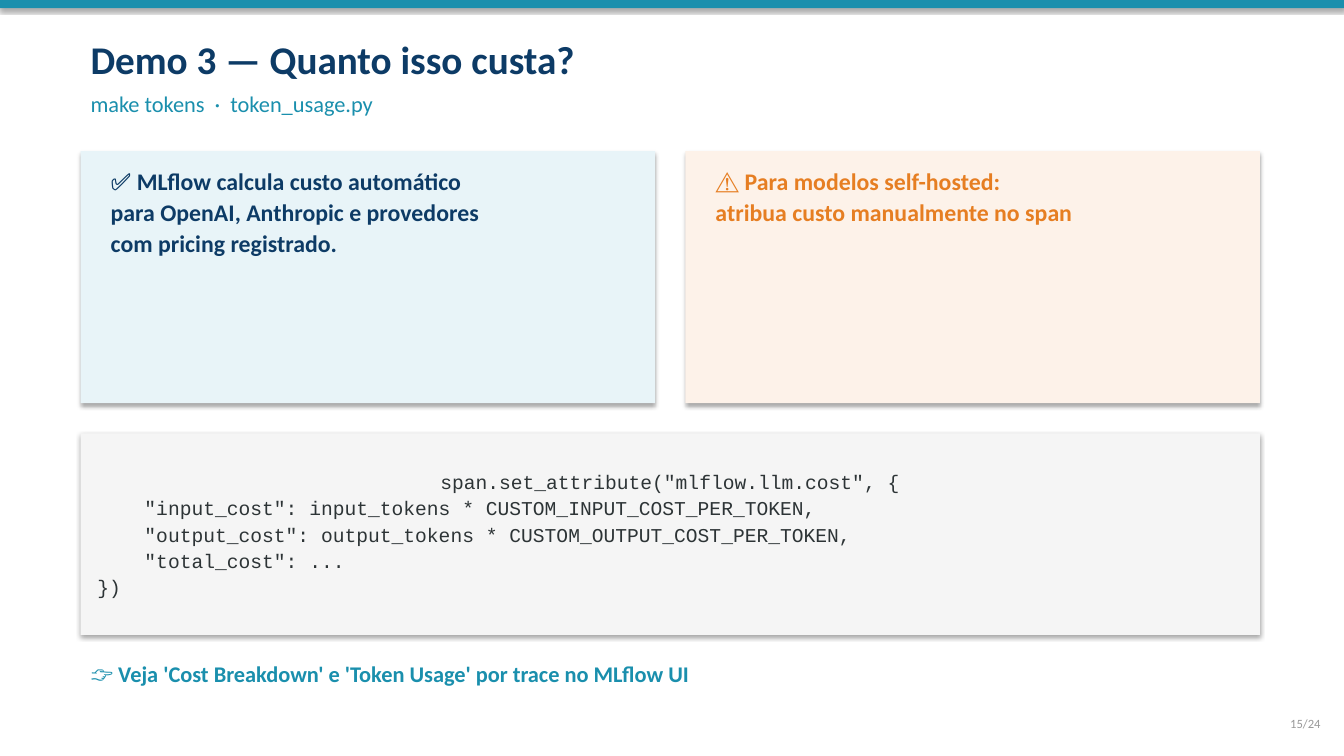
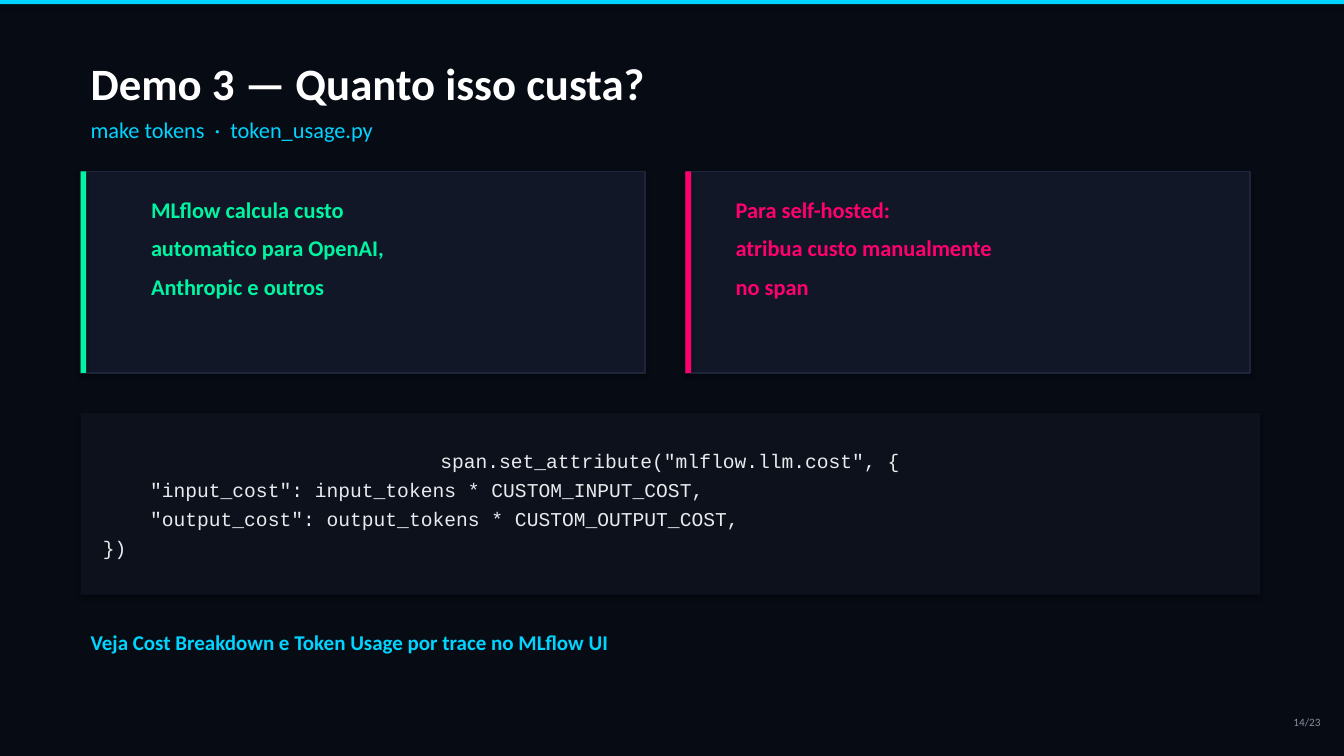
Before and after one commit to marcos2872/ia-observability, a slide deck: slide 14 of docs/workshop-observabilidade-ia.pptx (slide 15 before the commit). Drawn at 1344x756 pixels with LibreOffice and Linux fonts; fonts in the diff are those of the drawing. Boxes give left, top, right and bottom in pixels: in the first picture for what was removed or moved away, otherwise in the second. Text is boxed around its words. In the diff, an @@ line names an element or a change of style, - is before the commit and + after.

Commit message:
feat: redesign PPTX with futuristic dark theme and cover image
- Full-bleed cover image (Gemini_Generated_Image) with dark overlay
- Neon cyber palette: cyan, purple, mint, pink on deep navy bg
- Dark cards with left accent bars (glassmorphism-inspired)
- Section slides with large numbers and decorative lines
- 23 slides total (roteiro slide removed)
- All content slides: dark background, code blocks in monospace,
  tables with alternating dark rows, numbered steps
- Script refactored with helpers: _card, _section_number, _alpha (XML transparency)

```diff
--- a/docs/workshop-observabilidade-ia.pptx
+++ b/docs/workshop-observabilidade-ia.pptx
@@ background #FFFFFF to #070B14 @@
@@ rectangle: place and size @@
-rectangle at bbox=[0, 0, 1344, 8]
+rectangle at bbox=[0, 0, 1344, 4]
@@ rectangle at bbox=[0, 0, 1344, 4]: fill #1A8FAD to #00D4FF @@
@@ text "Demo 3 — Quanto isso ...": place and size @@
-text "Demo 3 — Quanto isso ..." at bbox=[91, 46, 574, 79]
+text "Demo 3 — Quanto isso ..." at bbox=[91, 68, 644, 106]
@@ text "Demo 3 — Quanto isso ..." at bbox=[91, 68, 644, 106]: size 28 to 32 pt, text colour #0D3B66 to #FFFFFF @@
@@ text "make tokens · token_usage.py": place and size @@
-text "make tokens · token_usage.py" at bbox=[91, 96, 372, 116]
+text "make tokens · token_usage.py" at bbox=[91, 122, 372, 142]
@@ text "make tokens · token_usage.py" at bbox=[91, 122, 372, 142]: text colour #1A8FAD to #00D4FF @@
@@ rectangle: place and size @@
-rectangle at bbox=[81, 151, 655, 403]
+rectangle at bbox=[81, 171, 645, 373]
@@ rectangle at bbox=[81, 171, 645, 373]: fill #E8F4F8 to #121728; outline none to #1E243A 1 pt @@
@@ rectangle added at bbox=[81, 171, 87, 373], fill #00F5A0 @@
@@ rectangle: place and size @@
-rectangle at bbox=[686, 151, 1260, 403]
+rectangle at bbox=[686, 171, 1250, 373]
@@ rectangle at bbox=[686, 171, 1250, 373]: fill #FDF2E9 to #121728; outline none to #1E243A 1 pt @@
@@ rectangle added at bbox=[686, 171, 692, 373], fill #FF006E @@
@@ text at bbox=[151, 202, 384, 299]: text changed; size 17 to 16 pt; text colour #0D3B66 to #00F5A0 @@
-✅ MLflow calcula custo automático
-para OpenAI, Anthropic e provedores
-com pricing registrado.
+MLflow calcula custo
+automatico para OpenAI,
+Anthropic e outros
@@ text at bbox=[736, 202, 992, 299]: text changed; size 17 to 16 pt; text colour #E67E22 to #FF006E @@
-⚠️ Para modelos self-hosted:
-atribua custo manualmente no span
+Para self-hosted:
+atribua custo manualmente
+no span
@@ rectangle "span.set_attribute("mlflow.llm.cost", {": place and size @@
-rectangle "span.set_attribute("mlflow.llm.cost", {" at bbox=[81, 434, 1260, 635]
+rectangle "span.set_attribute("mlflow.llm.cost", {" at bbox=[81, 413, 1260, 595]
@@ rectangle "span.set_attribute("mlflow.llm.cost", {" at bbox=[81, 413, 1260, 595]: fill #F5F5F5 to #0D111C @@
@@ text in rectangle at bbox=[440, 454, 876, 472]: text colour #2D3436 to #E8EAED in "span.set_attribute("mlflow.llm.cost", {", "})"; more space between paragraphs @@
@@ text in rectangle at bbox=[150, 483, 739, 530]: text changed; text colour #2D3436 to #E8EAED @@
-"input_cost": input_tokens * CUSTOM_INPUT_COST_PER_TOKEN,
-"output_cost": output_tokens * CUSTOM_OUTPUT_COST_PER_TOKEN,
-"total_cost": ...
+"input_cost": input_tokens * CUSTOM_INPUT_COST,
+"output_cost": output_tokens * CUSTOM_OUTPUT_COST,
@@ text at bbox=[91, 635, 608, 654]: text changed; size 16 to 15 pt; text colour #1A8FAD to #00D4FF @@
-👉 Veja 'Cost Breakdown' e 'Token Usage' por trace no MLflow UI
+Veja Cost Breakdown e Token Usage por trace no MLflow UI
@@ text at bbox=[1293, 718, 1320, 726]: text changed; size 9 to 8 pt; text colour #999999 to #8B8F9E @@
-15/24
+14/23
```
Also in this commit, not shown: 20 other slides changed, 2 slides added, 3 slides removed, 1 other file.
